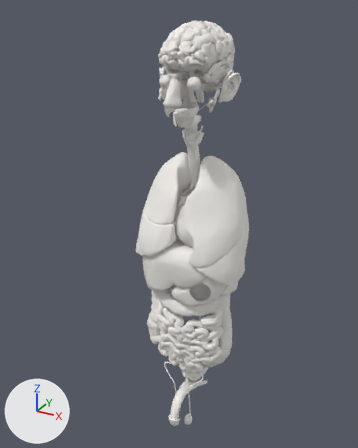
Renders of the glTF model assets/3d/organs.glb from each side of a commit.
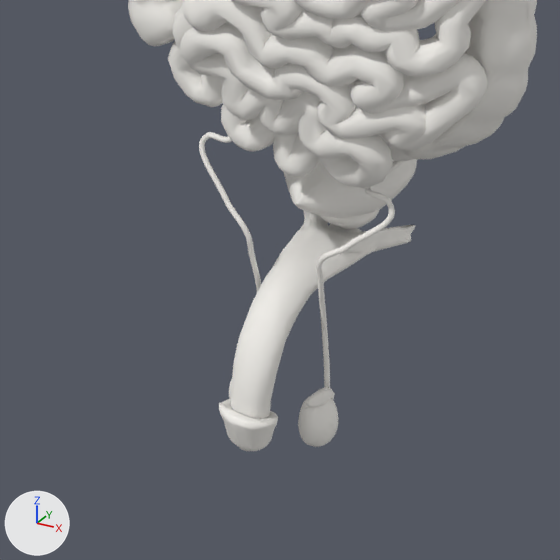
The first picture shows the older version from a 50 mm camera at (0.472, -0.925, 1.725) aimed at (-0.027, -0.017, 1.271). The close-ups show the older and then the newer version on the part from 35% to 66% of the width and 75% to 100% of the height of that picture. Only the edits that show in the close-ups are written down. Every picture has the same lights, and +X, +Y and +Z are marked at lower left. Where no turn or scale is listed for an object, it has been applied to the vertices.

Objects in the first close-up: 'bladder', 'large-intestine', 'penis', 'small-intestine', 'testis:left', 'vas-deferens:left', 'vas-deferens:right' and 2 more.
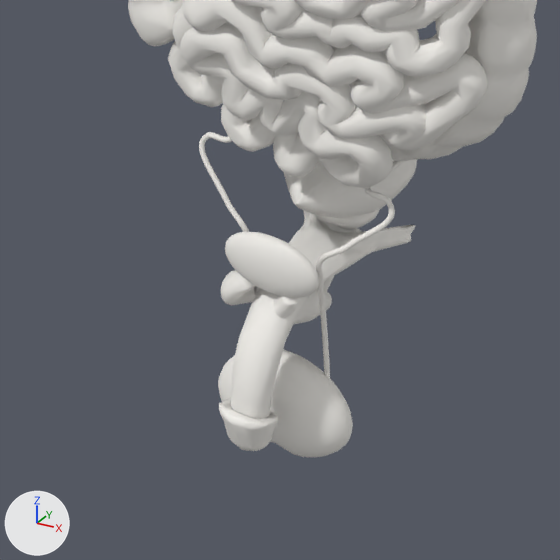
What differs and where, as boxes (x1, y1, x2, y2) in the close-ups (560 x 560 px):
'scrotum', added: after (218, 349, 353, 457)
'vulva', added: after (221, 231, 332, 325)
'vagina', added (mostly hidden): after (316, 215, 357, 292)
'testis:left', unchanged, covered by the edit: before (298, 396, 339, 447)

What the commit changed:
Mesh me_vulva is new.
It has 932 vertices, 1840 faces and spans x 0.3973..0.4576, y -0.3057..-0.2331, z 0.867..0.9625.
It uses material mat_organs (white #f3f1ec).
Mesh me_vagina is new.
It has 380 vertices, 756 faces and spans x 0.4092..0.4475, y -0.2446..-0.1753, z 0.8758..0.957.
It uses material mat_organs (white #f3f1ec).
Mesh me_scrotum is new.
It has 478 vertices, 952 faces and spans x 0.3914..0.4698, y -0.3011..-0.2665, z 0.815..0.8726.
It uses material mat_organs (white #f3f1ec).
Object 'vulva' (ob_vulva) is new; it shows me_vulva.
Its location is (-0.4306, 0.23, -0.0994).
Object 'vagina' (ob_vagina) is new; it shows me_vagina.
Its location is (-0.4306, 0.23, -0.0994).
Object 'scrotum' (ob_scrotum) is new; it shows me_scrotum.
Its location is (-0.4306, 0.23, -0.0994).
